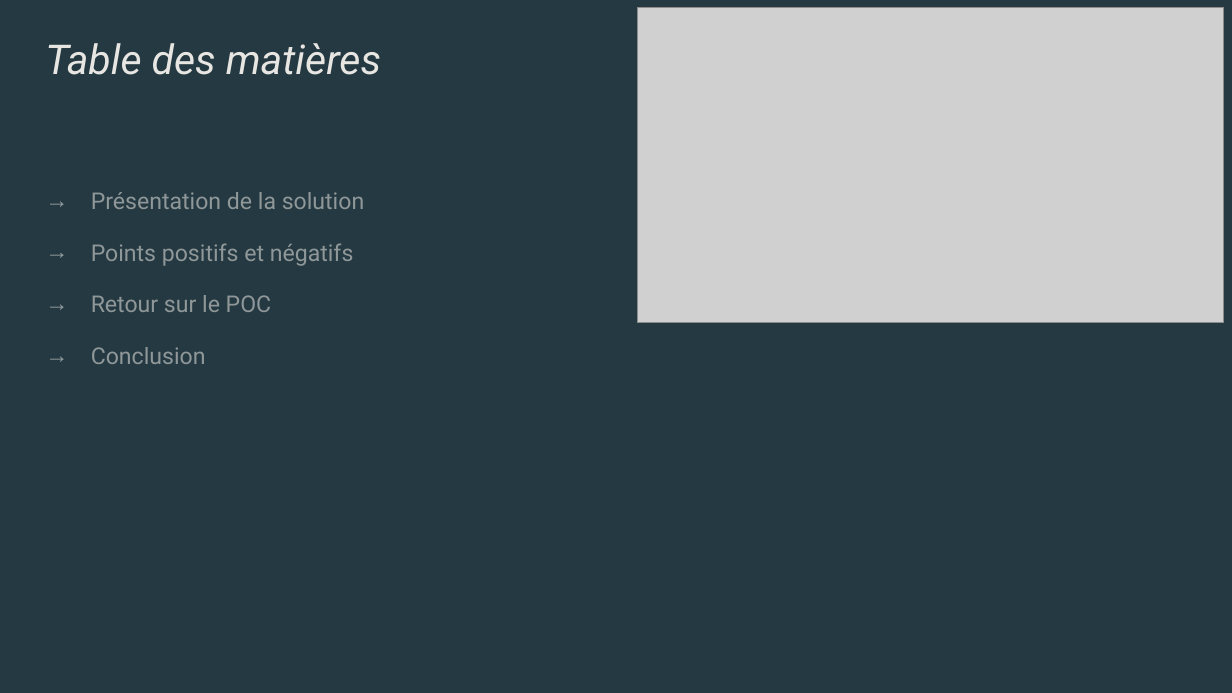
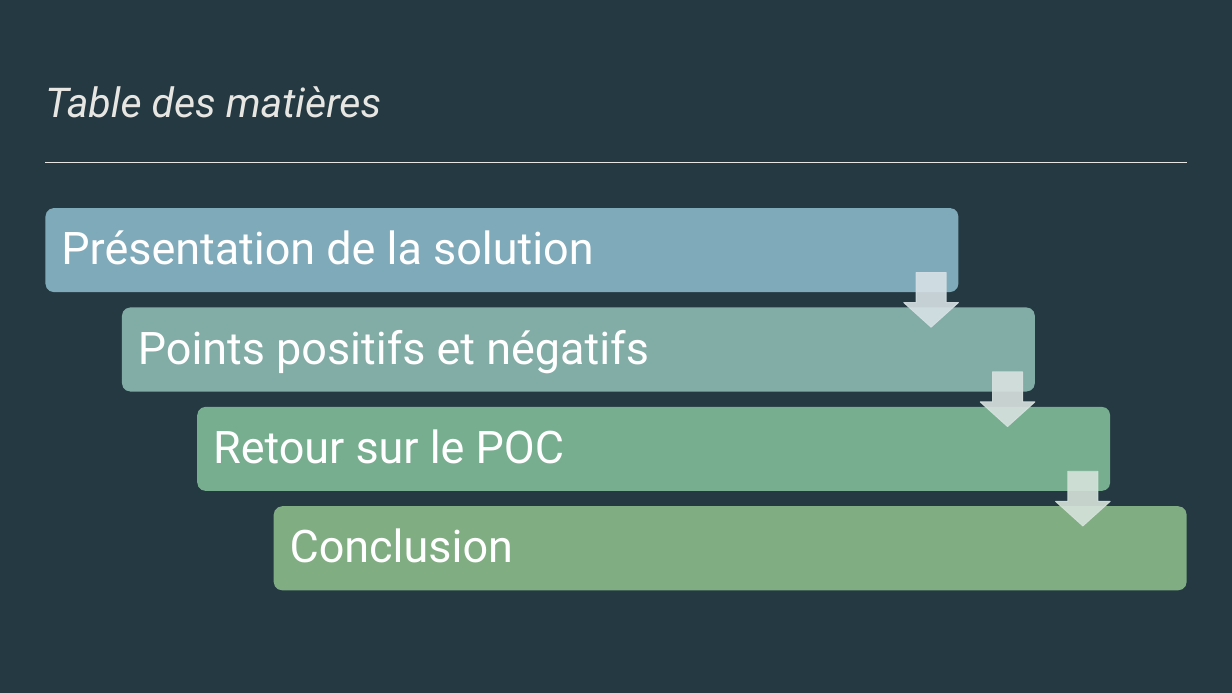
Before and after one commit to Augguss/BCKP, a slide deck: slide 3 of Présentation UrBackup.pptx (slide 2 before the commit). Drawn at 1232x693 pixels with LibreOffice and Linux fonts; fonts in the diff are those of the drawing; grey boxes stand for pictures. Boxes give left, top, right and bottom in pixels: in the first picture for what was removed or moved away, otherwise in the second. Text is boxed around its words. In the diff, an @@ line names an element or a change of style, - is before the commit and + after.

Commit message:
Update

```diff
--- a/Présentation UrBackup.pptx
+++ b/Présentation UrBackup.pptx
@@ picture removed at <box>638,7,1224,323</box> @@
@@ title "Table des matières" at <box>45,86,381,118</box>: vertical alignment top to bottom @@
@@ line added from (45, 163) to (1187, 163), #E8E6E2 0.5 pt @@
@@ text removed at <box>91,192,364,364</box> @@
-→ Présentation de la solution
-→ Points positifs et négatifs
-→ Retour sur le POC
-→ Conclusion
@@ group added at <box>45,208,1187,591</box>: 4 rounded rectangles, 4 texts, 3 down arrows @@
+Présentation de la solution
+Points positifs et négatifs
+Retour sur le POC
+Conclusion
```
Also in this commit, not shown: 10 slides added, 1 slide removed.
